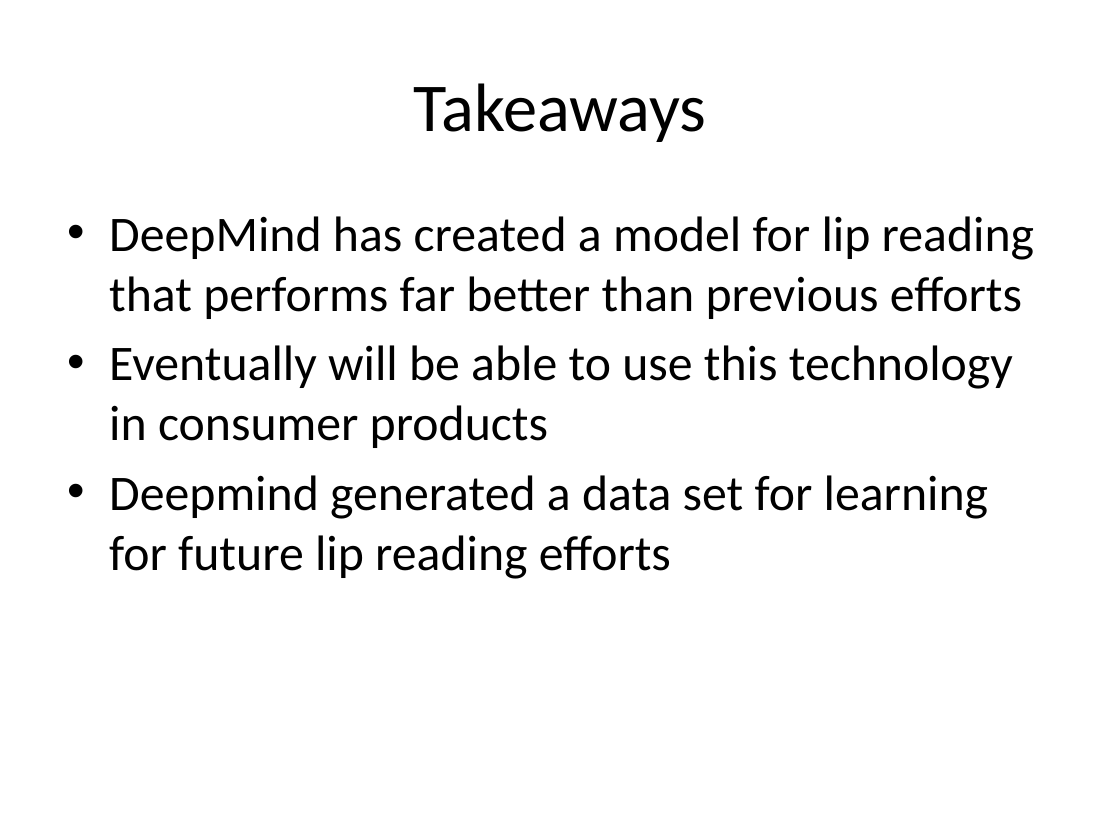
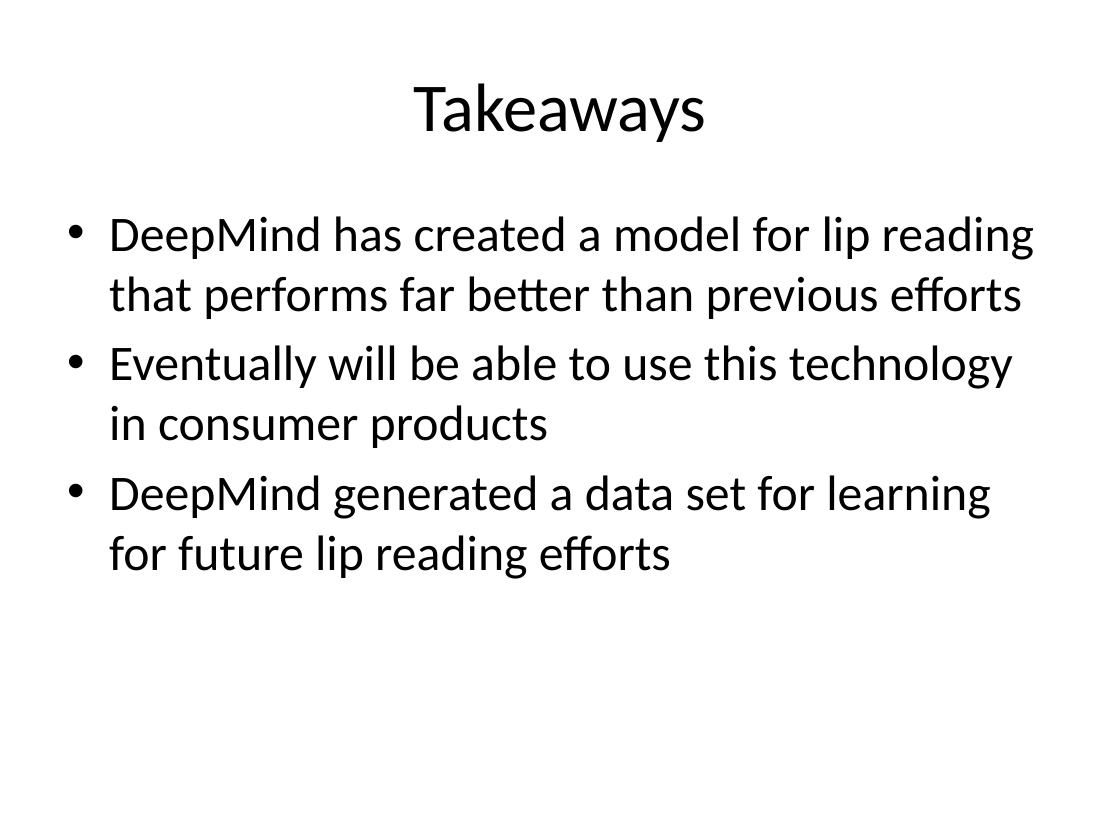
Before and after one commit to michaelwu756/CS35L, a slide deck: slide 12 of hw10/presentation.pptx. Drawn at 1120x840 pixels with LibreOffice and Linux fonts; fonts in the diff are those of the drawing. Boxes give left, top, right and bottom in pixels: in the first picture for what was removed or moved away, otherwise in the second. Text is boxed around its words. In the diff, an @@ line names an element or a change of style, - is before the commit and + after.

```diff
--- a/hw10/presentation.pptx
+++ b/hw10/presentation.pptx
@@ text at [109,475,990,579]: text changed @@
-• Deepmind generated a data set for learning for future lip reading efforts
+• DeepMind generated a data set for learning for future lip reading efforts
```
Also in this commit, not shown: 3 other slides changed.
